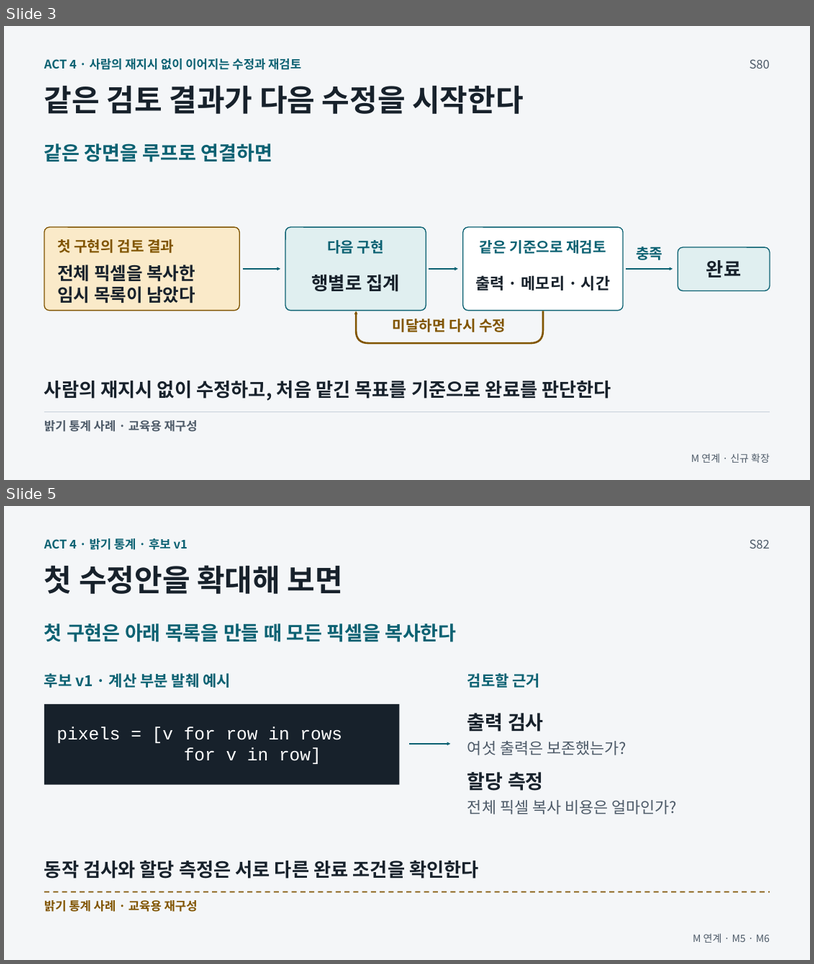
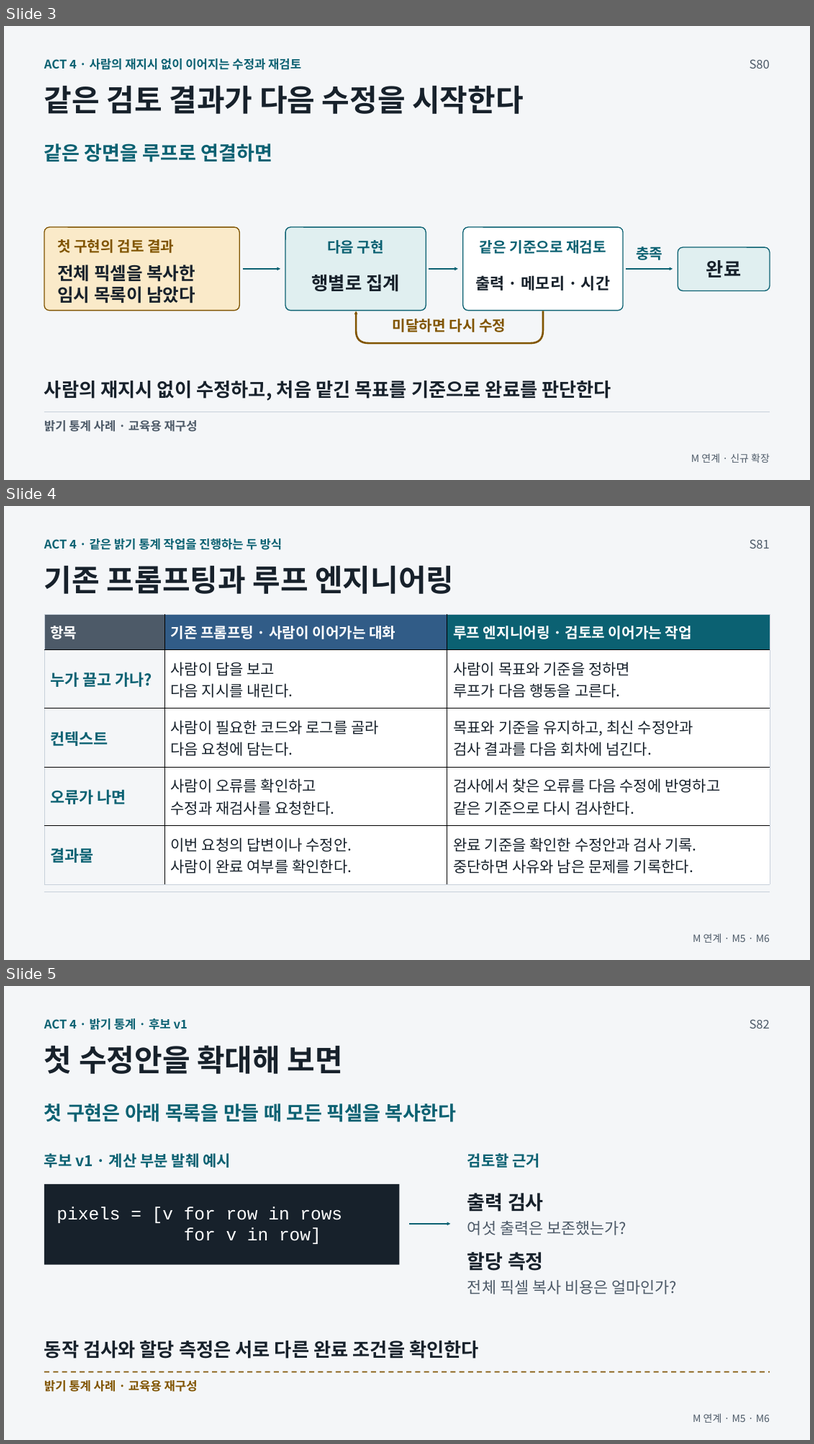
Before and after one commit to GideokKim/ai-dev-training, a slide deck: production/ACT_4.pptx. Shown one above the other, each under a label of ours: slides 3 and 5 before the commit, slides 3, 4 and 5 after it; the slides between them are not shown. The pictures are 814x964 and 814x1444 pixels, drawn with LibreOffice and Linux fonts; fonts in the diff are those of the drawing. Boxes give left, top, right and bottom in pixels: in the first picture for what was removed or moved away, otherwise in the second. Text is boxed around its words. In the diff, an @@ line names an element or a change of style, - is before the commit and + after.

Commit message:
feat(slides): compare prompting and review loops on S81
Compare who guides the next step, what context carries forward, how
errors reach a revision and what each workflow returns. Keep the
four-row PowerPoint table editable.

```diff
--- a/production/ACT_4.pptx
+++ b/production/ACT_4.pptx
@@ slide 4 added at (4,506,810,960), background #F4F6F8 @@
@@ text added at (44,538,283,550), 14.2 pt, text #0B6172, bold @@
+ACT 4 · 같은 밝기 통계 작업을 진행하는 두 방식
@@ text added at (750,539,770,548), 14.2 pt, text #4D5A68 @@
+S81
@@ text added at (44,565,454,594), 36 pt, text #17212B, bold @@
+기존 프롬프팅과 루프 엔지니어링
@@ table added at (44,614,771,884), 5 rows, 3 columns @@
+항목 | 기존 프롬프팅 · 사람이 이어가는 대화 | 루프 엔지니어링 · 검토로 이어가는 작업
+누가 끌고 가나? | 사람이 답을 보고 / 다음 지시를 내린다. | 사람이 목표와 기준을 정하면 / 루프가 다음 행동을 고른다.
+컨텍스트 | 사람이 필요한 코드와 로그를 골라 / 다음 요청에 담는다. | 목표와 기준을 유지하고, 최신 수정안과 / 검사 결과를 다음 회차에 넘긴다.
+오류가 나면 | 사람이 오류를 확인하고 / 수정과 재검사를 요청한다. | 검사에서 찾은 오류를 다음 수정에 반영하고 / 같은 기준으로 다시 검사한다.
+결과물 | 이번 요청의 답변이나 수정안. / 사람이 완료 여부를 확인한다. | 완료 기준을 확인한 수정안과 검사 기록. / 중단하면 사유와 남은 문제를 기록한다.
@@ line added from (44, 892) to (771, 892), #C7D0DA 0.75 pt @@
@@ text added at (693,933,770,942), 12 pt, text #4D5A68 @@
+M 연계 · M5 · M6
```
Also in this commit, not shown: 1 slide removed, 32 other files.
